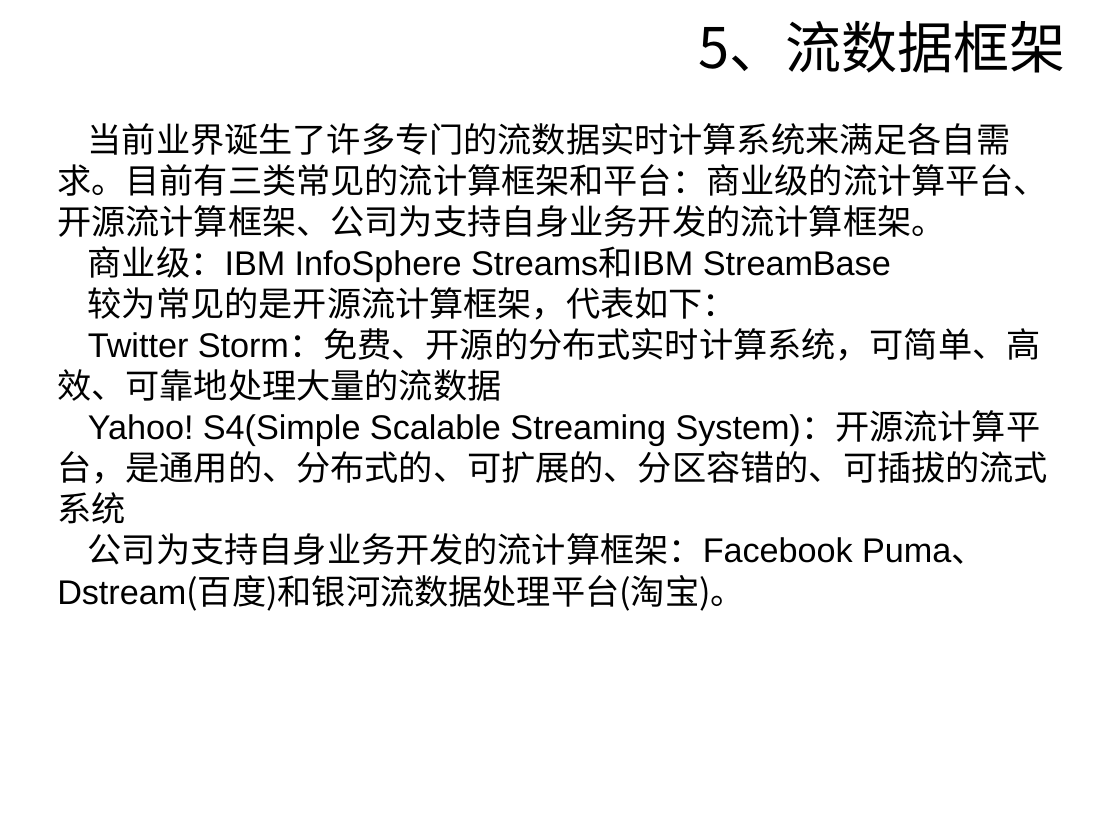
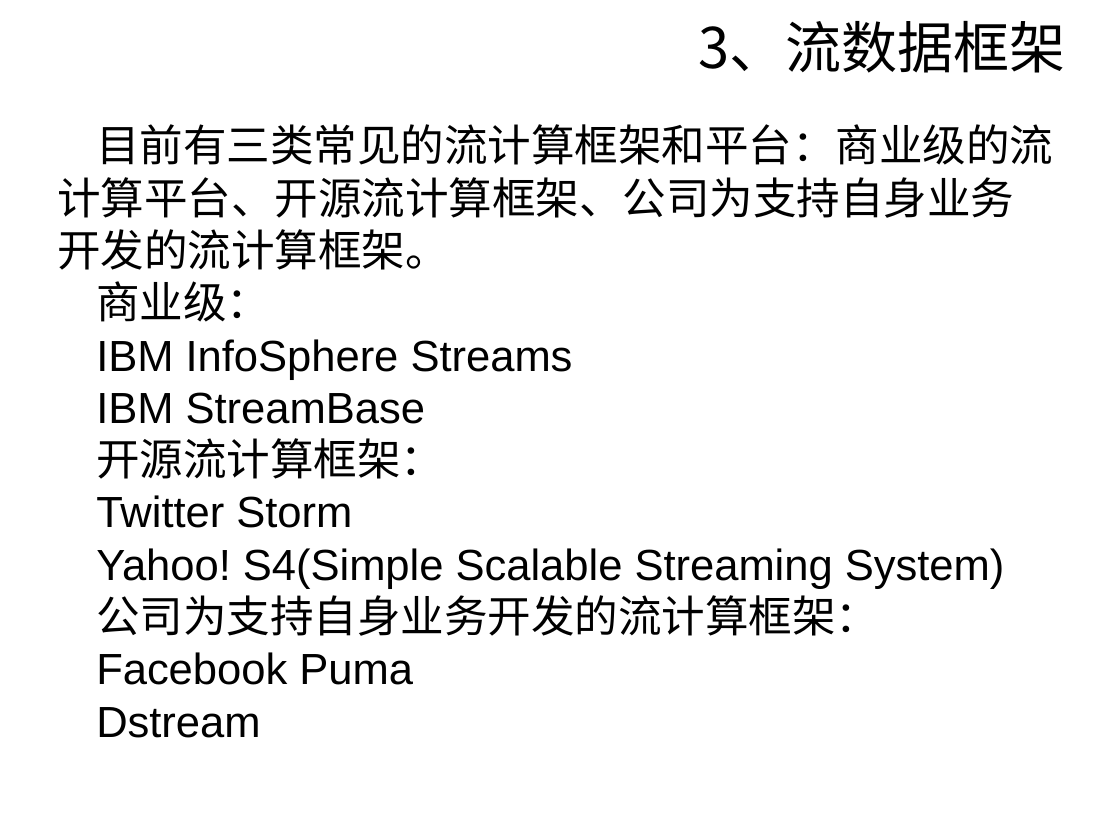
Before and after one commit to sunyisgithub/Git, a slide deck: slide 7 of Storm.ppt (slide 13 before the commit). Drawn at 1120x840 pixels with LibreOffice and Linux fonts; fonts in the diff are those of the drawing; background and template pictures are left out. Boxes give left, top, right and bottom in pixels: in the first picture for what was removed or moved away, otherwise in the second. Text is boxed around its words. In the diff, an @@ line names an element or a change of style, - is before the commit and + after.

Commit message:
Storm_v1.0

```diff
--- a/Storm.ppt
+++ b/Storm.ppt
@@ text at (699,21,1066,73): text changed @@
-5、流数据框架
+3、流数据框架
@@ text at (57,124,1053,738): text changed; size 22 to 28 pt; font Noto Sans CJK SC to Arial @@
-当前业界诞生了许多专门的流数据实时计算系统来满足各自需求。目前有三类常见的流计算框架和平台：商业级的流计算平台、开源流计算框架、公司为支持自身业务开发的流计算框架。
-商业级：IBM InfoSphere Streams和IBM StreamBase
-较为常见的是开源流计算框架，代表如下：
-Twitter Storm：免费、开源的分布式实时计算系统，可简单、高效、可靠地处理大量的流数据
-Yahoo! S4(Simple Scalable Streaming System)：开源流计算平台，是通用的、分布式的、可扩展的、分区容错的、可插拔的流式系统
-公司为支持自身业务开发的流计算框架：Facebook Puma、Dstream(百度)和银河流数据处理平台(淘宝)。
+目前有三类常见的流计算框架和平台：商业级的流计算平台、开源流计算框架、公司为支持自身业务开发的流计算框架。
+商业级：
+IBM InfoSphere Streams
+IBM StreamBase
+开源流计算框架：
+Twitter Storm
+Yahoo! S4(Simple Scalable Streaming System)
+公司为支持自身业务开发的流计算框架：
+Facebook Puma
+Dstream
```
Also in this commit, not shown: 23 other slides changed, 20 slides added, 13 slides removed.
